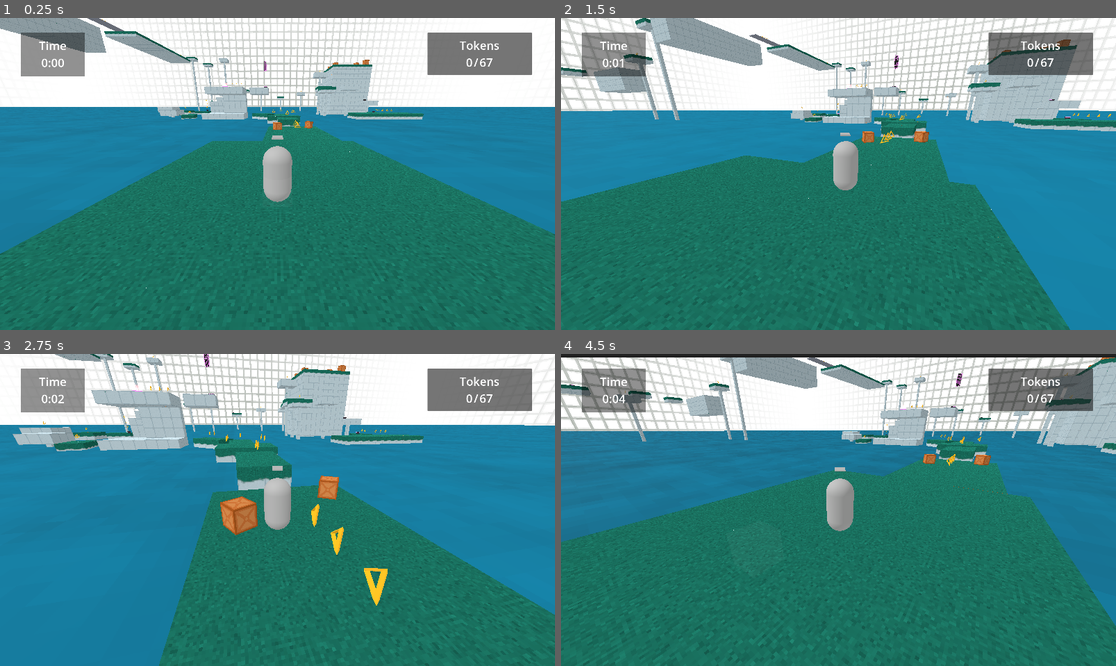
Above: before the commit, frames 1-4 (two rows, left to right).
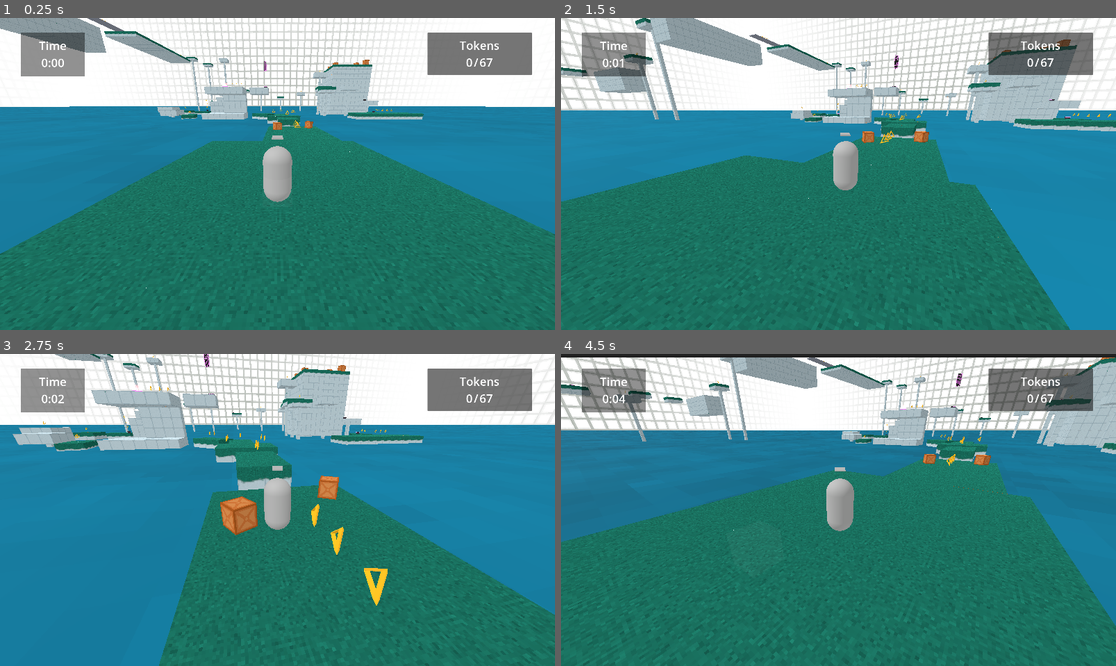
Above: after the commit, the same moments.

Repository: Nigel-Karunaratne/3DPlatformer_Godot4
Game: Godot game, scene res://level_scenes/monument1.tscn
Same seed, same stepped clock (60 frames per second), same inputs: the game is played once before the commit and once after it. The project has no main scene, so this scene is started directly.
Inputs (mouse positions are in pixels of both pictures, inside the frame that each line leads up to):
- Up to frame 1 (0.25 s): no input
- Up to frame 2 (1.5 s): tap Enter at 0.5 s; move the mouse to (866, 174) at 0.52 s; hold W (move_forward) from 0.53 s (still down); tap R at 0.6 s; tap Space (jump) at 0.77 s; move the mouse to (810, 174) at 1.27 s; tap T at 1.35 s
- Up to frame 3 (2.75 s): keep holding W (move_forward); tap Space (jump) at 1.52 s; move the mouse to (288, 503) at 2.02 s; hold F from 2.03 s (still down)
- Up to frame 4 (4.5 s): keep holding W (move_forward); move the mouse to (832, 516) at 2.77 s; release F at 2.78 s; tap R at 2.85 s; tap Space (jump) at 3.02, 3.77 s; move the mouse to (877, 513) at 3.52 s; tap T at 3.6 s; right-click (877, 513) at 4.25 s; move the mouse to (794, 506) at 4.27 s; tap F at 4.35 s

The runs differ from the first frame. In frame 1, 0.1% of the frame differs, in the area x 12-88%, y 28-33%; in frame 2, less than 0.1%; in frame 3, less than 0.1%; in frame 4, 0.1%.

Commit message:
Increase size of water + change material property

Diff:
--- a/level_scenes/monument1.tscn
+++ b/level_scenes/monument1.tscn
@@ -32,7 +32,8 @@
 [ext_resource type="PackedScene" uid="uid://d3nrgn60km1hc" path="res://prefab_scenes/level_end.tscn" id="30_mr27x"]
 
 [sub_resource type="PlaneMesh" id="PlaneMesh_8u2ux"]
-size = Vector2(3000, 3000)
+material = ExtResource("7_58vyd")
+size = Vector2(6700, 6700)
 
 [sub_resource type="BoxShape3D" id="BoxShape3D_25oar"]
 size = Vector3(750, 3.05506, 750)
@@ -570,7 +571,6 @@
 [node name="WaterPlane" type="MeshInstance3D" parent="."]
 transform = Transform3D(1, 0, 0, 0, 1, 0, 0, 0, 1, 0, -0.25, 0)
 mesh = SubResource("PlaneMesh_8u2ux")
-surface_material_override/0 = ExtResource("7_58vyd")
 
 [node name="LevelGeometry" type="Node3D" parent="."]
 
--- a/level_scenes/monument2.tscn
+++ b/level_scenes/monument2.tscn
@@ -28,7 +28,8 @@
 [ext_resource type="PackedScene" uid="uid://ccvv518g8817q" path="res://prefab_scenes/kill_area_3d.tscn" id="29_3wqo3"]
 
 [sub_resource type="PlaneMesh" id="PlaneMesh_8u2ux"]
-size = Vector2(3000, 3000)
+material = ExtResource("12_0v0md")
+size = Vector2(6700, 6700)
 
 [sub_resource type="BoxShape3D" id="BoxShape3D_25oar"]
 size = Vector3(750, 3.05506, 750)
@@ -421,7 +422,6 @@
 [node name="WaterPlane" type="MeshInstance3D" parent="."]
 transform = Transform3D(1, 0, 0, 0, 1, 0, 0, 0, 1, 0, -0.25, 0)
 mesh = SubResource("PlaneMesh_8u2ux")
-surface_material_override/0 = ExtResource("12_0v0md")
 
 [node name="LevelGeometry" type="Node3D" parent="."]
 
